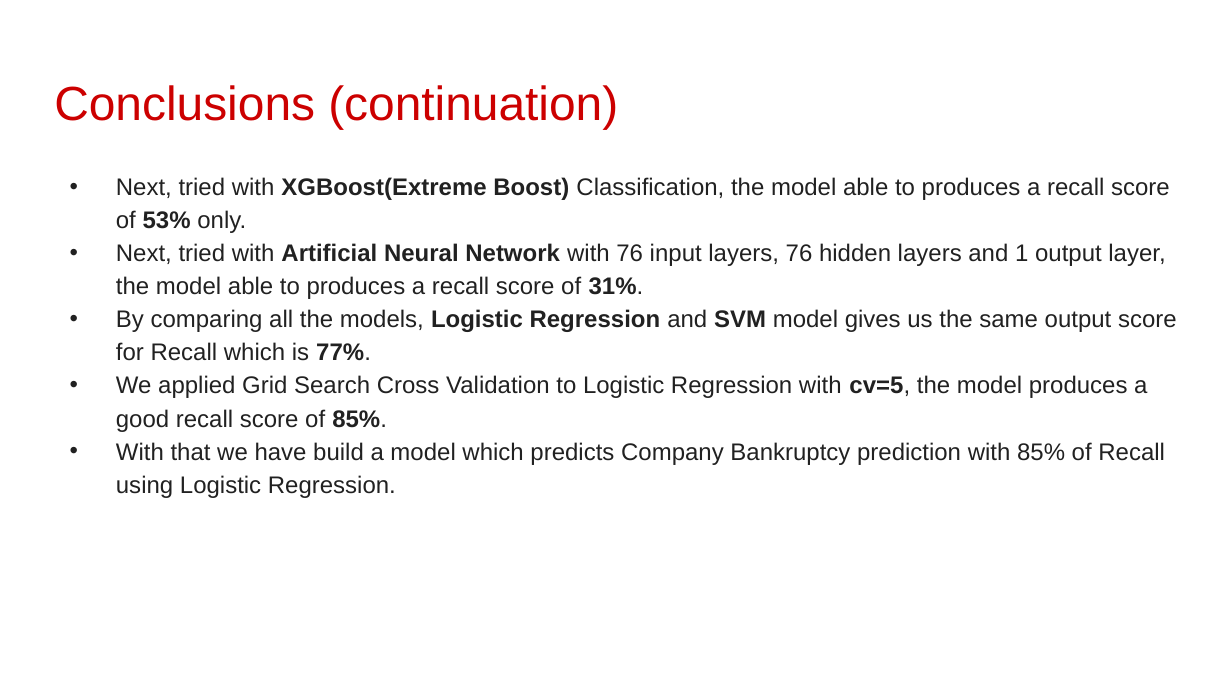
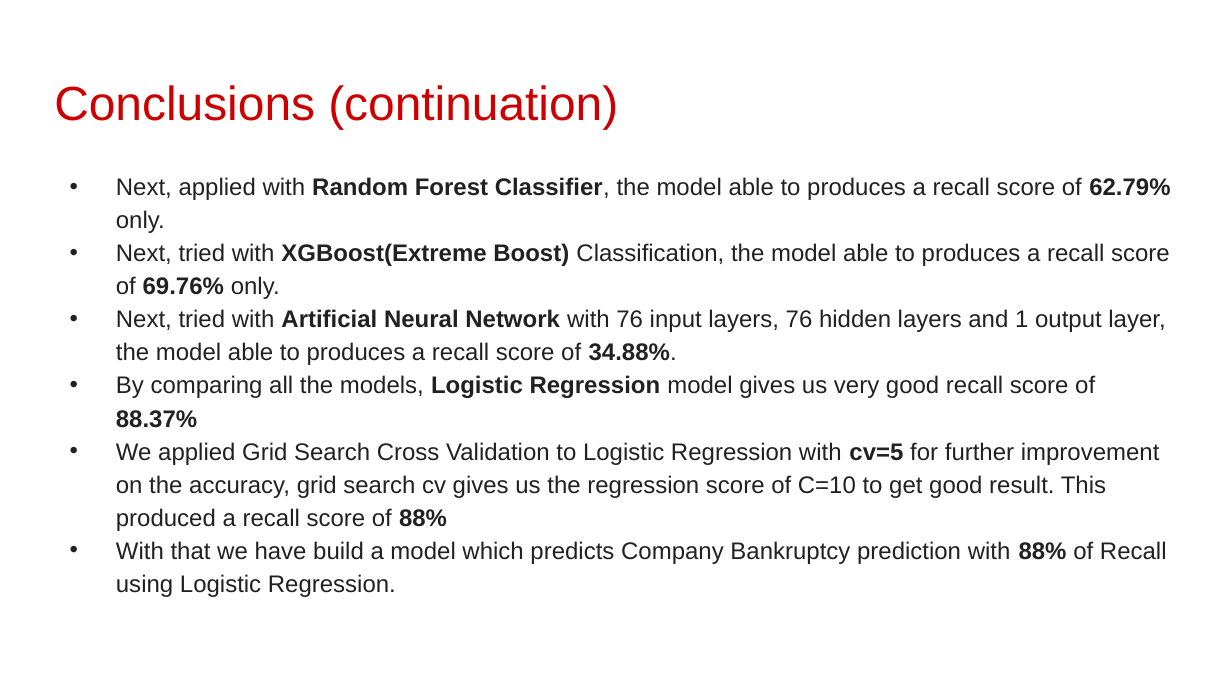
Before and after one commit to Thurab/Company_Bankruptcy_prediction_Classification_usecase, a slide deck: slide 27 of CapstoneProject_Company_Bankruptcy_prediction.pptx. Drawn at 1232x693 pixels with LibreOffice and Linux fonts; fonts in the diff are those of the drawing; background and template pictures are left out. Boxes give left, top, right and bottom in pixels: in the first picture for what was removed or moved away, otherwise in the second. Text is boxed around its words. In the diff, an @@ line names an element or a change of style, - is before the commit and + after.

```diff
--- a/CapstoneProject_Company_Bankruptcy_prediction.pptx
+++ b/CapstoneProject_Company_Bankruptcy_prediction.pptx
@@ text at [116,177,1170,597]: text changed @@
-• Next, tried with XGBoost(Extreme Boost) Classification, the model able to produces a recall score of 53% only.
-• Next, tried with Artificial Neural Network with 76 input layers, 76 hidden layers and 1 output layer, the model able to produces a recall score of 31%.
-• By comparing all the models, Logistic Regression and SVM model gives us the same output score for Recall which is 77%.
-• We applied Grid Search Cross Validation to Logistic Regression with cv=5, the model produces a good recall score of 85%.
-• With that we have build a model which predicts Company Bankruptcy prediction with 85% of Recall using Logistic Regression.
+• Next, applied with Random Forest Classifier, the model able to produces a recall score of 62.79% only.
+• Next, tried with XGBoost(Extreme Boost) Classification, the model able to produces a recall score of 69.76% only.
+• Next, tried with Artificial Neural Network with 76 input layers, 76 hidden layers and 1 output layer, the model able to produces a recall score of 34.88%.
+• By comparing all the models, Logistic Regression model gives us very good recall score of 88.37%
+• We applied Grid Search Cross Validation to Logistic Regression with cv=5 for further improvement on the accuracy, grid search cv gives us the regression score of C=10 to get good result. This produced a recall score of 88%
+• With that we have build a model which predicts Company Bankruptcy prediction with 88% of Recall using Logistic Regression.
```
Also in this commit, not shown: 16 other slides changed, 6 slides added, 6 slides removed, 2 other files.
